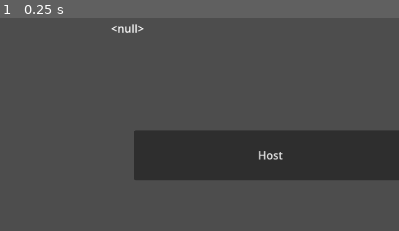
Above: before the commit, frame 1.
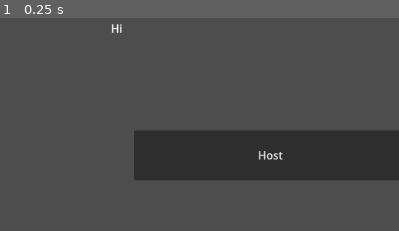
Above: after the commit, the same moment.

Repository: micro-47/Panther-Hacks
Game: Godot game, scene res://Worlds/alvin-test.tscn
Two runs of this game, one before a commit and one after it. Both use one fixed random seed, a clock stepped at 60 frames per second and the inputs below. This scene is started directly instead of the project's main scene.
Inputs:
- Up to frame 1 (0.25 s): no input
The pictures show only the part of the screen within x 0-50%, y 0-50%; the shares and areas given below are measured in that part.

The runs differ from the first frame. In frame 1, 0.2% of the frame differs, in the area x 27-37%, y 2-8%.
Error before the commit: Invalid assignment of property or key 'text' with value of type 'Nil' on a base object of type 'Label'. (res://Worlds/connect_ui.tscn::GDScript_uefv8:16)
Error after the commit: Out of bounds get index '3' (on base: 'PackedStringArray') (res://Worlds/connect_ui.tscn::GDScript_uefv8:13)

Commit message:
multiplayer test

Diff:
--- a/3d-game/Worlds/connect_ui.tscn
+++ b/3d-game/Worlds/connect_ui.tscn
@@ -6,25 +6,38 @@
 extends Node
 
 const PORT = 4315
-var peer = ENetMultiplayerPeer.new()
-
-var ip_address
+const MAX_CLIENTS = 10
+var ip_address = \"\"
 
 func _ready() -> void:
+	if OS.get_name() == \"Android\":
+		ip_address = IP.get_local_addresses()[0]
+	else:
+		ip_address = IP.get_local_addresses()[3]
+
 	for ip in IP.get_local_addresses():
-		if ip.begins_with(\"192.168.\"):
-			print(\"ip: \", ip)
+		if ip.begins_with(\"192.168.\"): # and not ip.ends_with(\".1\"):
 			ip_address = ip
 
-	$Ip.text = ip_address
+	$Ip.text = \"ip: \" + ip_address
 
 
 func _on_host_pressed() -> void:
-	pass # Replace with function body.
+	# https://docs.godotengine.org/en/stable/tutorials/networking/high_level_multiplayer.html
+	var peer = ENetMultiplayerPeer.new()
+	peer.create_server(PORT, MAX_CLIENTS)
+	multiplayer.multiplayer_peer = peer
+
+	multiplayer.peer_connected.connect(func ():
+		print(\"hi\")
+	)
 
 
 func _on_join_pressed() -> void:
-	pass # Replace with function body.
+	var peer = ENetMultiplayerPeer.new()
+	var join_ip_address = $JoinIp.text
+	peer.create_client(join_ip_address, PORT)
+	multiplayer.multiplayer_peer = peer
 "
 
 [node name="ConnectUi" type="Control"]
@@ -52,7 +65,7 @@
 offset_bottom = 266.0
 text = "Host"
 
-[node name="LineEdit" type="LineEdit" parent="."]
+[node name="JoinIp" type="LineEdit" parent="."]
 layout_mode = 0
 offset_left = 931.0
 offset_top = 153.0
@@ -60,6 +73,7 @@
 offset_bottom = 184.0
 
 [node name="Join" type="Button" parent="."]
+layout_mode = 0
 offset_left = 386.0
 offset_top = 388.0
 offset_right = 781.0
Not shown: 1 places in 3d-game/Worlds/alvin-test.tscn that only renumber resources
